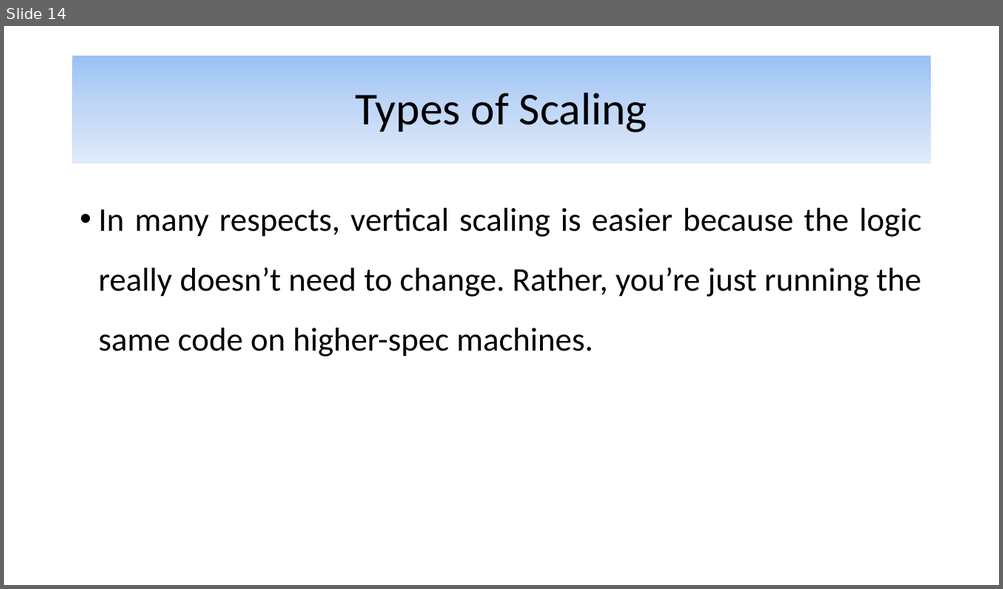
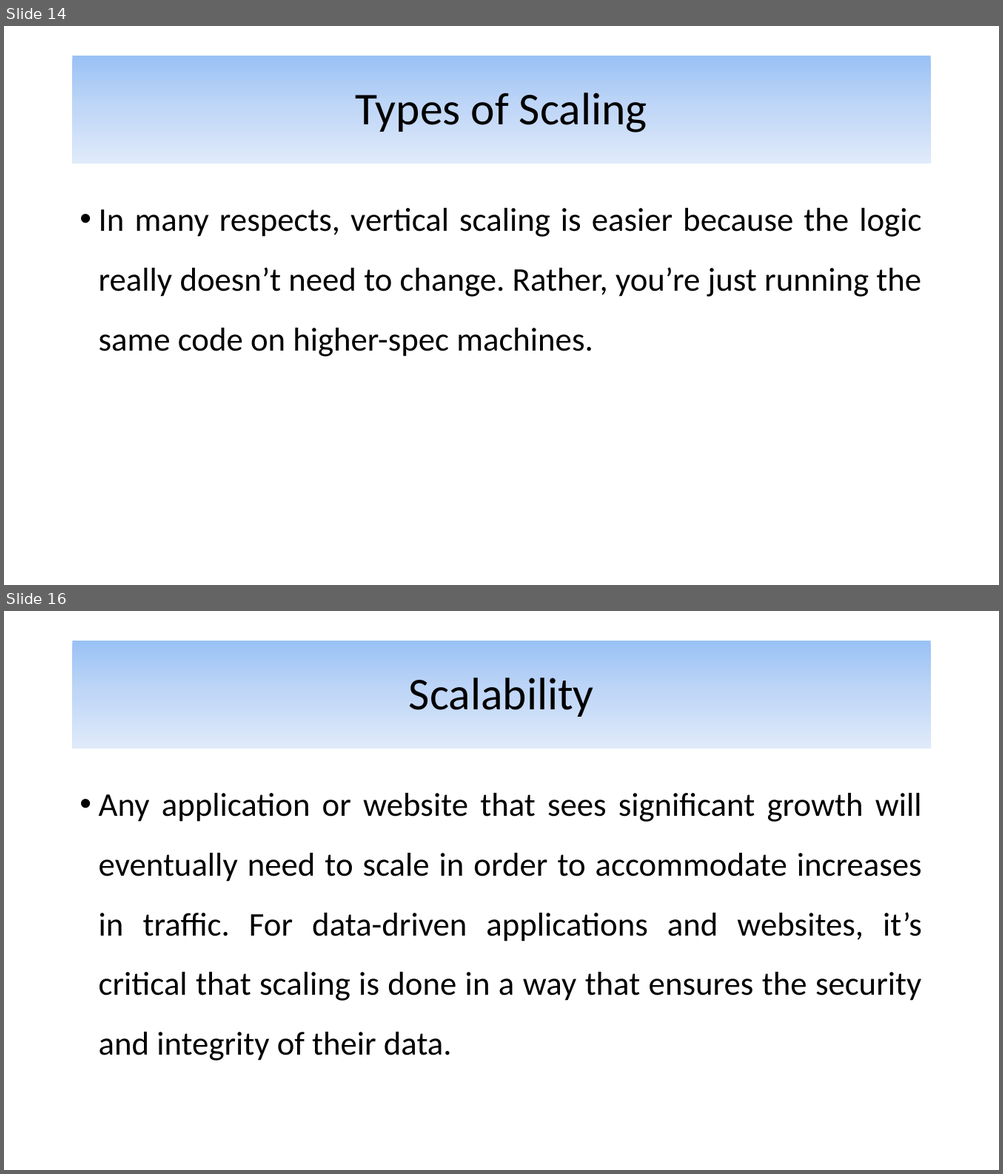
Before and after one commit to alijfri99/presentations, a slide deck: Advanced DBMS Presentation.pptx. Shown one above the other, each under a label of ours: slide 14 before the commit, slides 14 and 16 after it; the slides between them are not shown. The pictures are 1003x589 and 1003x1174 pixels, drawn with LibreOffice and Linux fonts; fonts in the diff are those of the drawing. Boxes give left, top, right and bottom in pixels: in the first picture for what was removed or moved away, otherwise in the second. Text is boxed around its words. In the diff, an @@ line names an element or a change of style, - is before the commit and + after.

```diff
--- a/Advanced DBMS Presentation.pptx
+++ b/Advanced DBMS Presentation.pptx
@@ slide 16 added at [4,611,999,1170], background #FFFFFF @@
@@ title added at [73,641,930,749], fill gradient #9AC3F5 to #C2D8F8 to #E1EBFB, 44 pt, text #000000 @@
+Scalability
@@ text added at [99,793,922,1061], 32 pt, text #000000 @@
+• Any application or website that sees significant growth will eventually need to scale in order to accommodate increases in traffic. For data-driven applications and websites, it’s critical that scaling is done in a way that ensures the security and integrity of their data.
```
Also in this commit, not shown: 8 other slides added.
